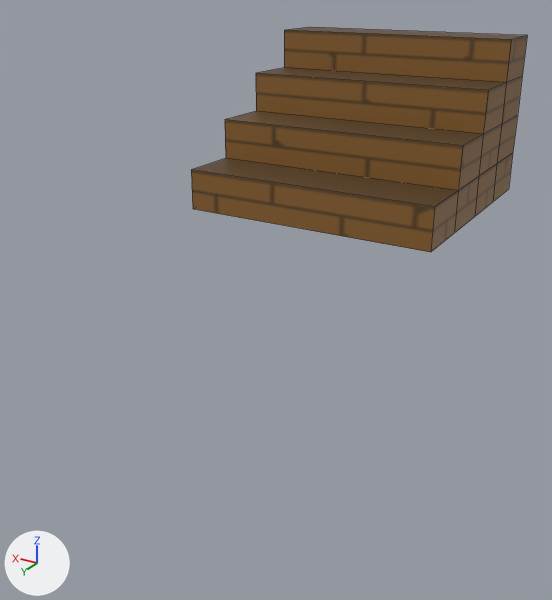
Before and after pictures for a commit that changed the FBX model Assets/Models/scenery/stairs.fbx.
The view is the same before and after, from a camera (50 mm lens) standing at (8.9, 28.5, 8.7) and looking at (22.3, 6.2, -2.5). The axes (+X, +Y, +Z) are drawn at lower left. The lights are the same throughout. Mesh edges are drawn as thin lines. Where no turn or scale is listed for an object, it has been applied to the vertices.
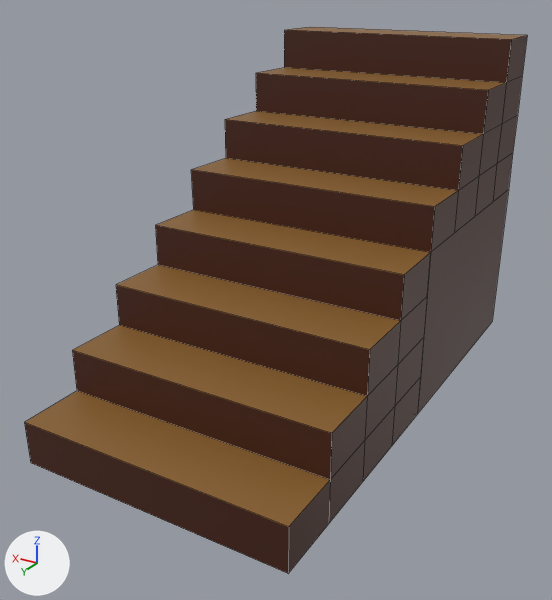
The newer file is also rescaled (x0.5), turned or shifted as a whole; pictures and numbers use the older file's frame.

Pixel boxes [x1, y1, x2, y2] of what changed, in the pictures (552 x 600 px):
'Grid', reshaped (50% wider, 142% taller): before [191, 27, 527, 252]; after [24, 27, 527, 573]
part 1 of me_grid, built on: before [191, 170, 435, 252]; after [24, 170, 508, 573]
part 2 of me_grid, recoloured: [192, 27, 527, 252] in both

The change, as a diff of the scene's bpy script:
```diff
--- a/Assets/Models/scenery/stairs.fbx.py
+++ b/Assets/Models/scenery/stairs.fbx.py
@@ img_wall_panel_png @@
+img_wall_panel_png = load_image('wall_panel.png', '../../Images/wall_panel.png', 64, 64, 'sRGB')
@@ mat_wallpanel @@
+mat_wallpanel = principled_material('Wallpanel')
+mat_wallpanel.texture = img_wall_panel_png
@@ me_grid @@
 # used by ob_grid; location = (21.73, 0.0, 0.0)
-me_grid.from_pydata(...)  # 32 vertices, 25 faces; spans x -4.68..5.32, y -4.79..4.79, z -0.04..6.33
+me_grid.from_pydata(...)  # 64 vertices, 54 faces; spans x -4.68..5.32, y -4.79..14.33, z -6.45..6.33
+# me_grid part 1
+# 1 vertex is removed from x 5.32, y 4.79, z -0.04
+# 3 faces are deleted
+# 21 vertices are added at x -4.68..5.32, y -4.79..14.33, z -6.45..-0.08
+# 12 new vertices lie (0.0, 0.0, 1.59) away from vertices in x -4.68..5.32, y 4.75..14.33, z -6.45..-1.67
+# 32 new faces join them
+# me_grid part 2: 22 faces spanning x -4.68..5.32, y -4.79..4.79, z -0.04..6.33 switch from mat_material (picture img_wood_png) to mat_wallpanel (picture img_wall_panel_png)
```
